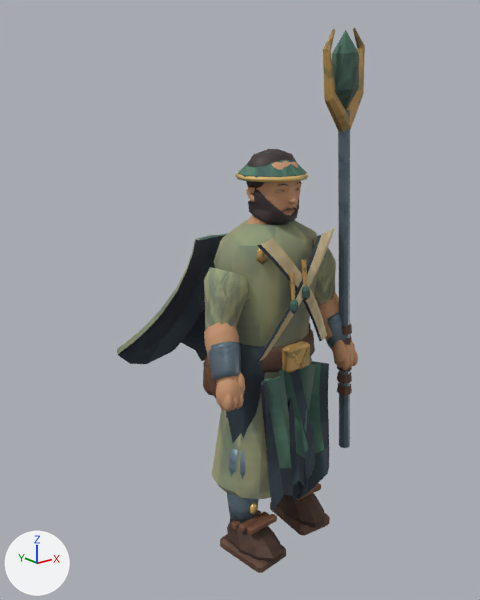
What one commit did to the glTF model public/assets/mobile/yamabushi.glb.
Rendered twice from a 50 mm lens placed at (-1.57, -1.772, 1.722), pointed at (-0.052, 0.125, 0.963). The lights are fixed; the arrows at lower left show +X, +Y and +Z. The older version comes first. Vertices at exactly the same position are counted once.

Before the edit, the objects in view are built like this:
```python
me_yamabushi_color_and_skin = bpy.data.meshes.new('yamabushi color and skin')
me_yamabushi_color_and_skin.from_pydata(...)  # 3645 vertices, 6823 faces; spans x -0.43..0.34, y -0.23..0.46, z -0.01..1.93
me_yamabushi_color_and_skin.materials.append(mat_painted_metal_edges__textile_and_clay)
ob_yamabushi = bpy.data.objects.new('yamabushi', me_yamabushi_color_and_skin)
ob_yamabushi.location = (0.0, 0.0, 0.0)
```
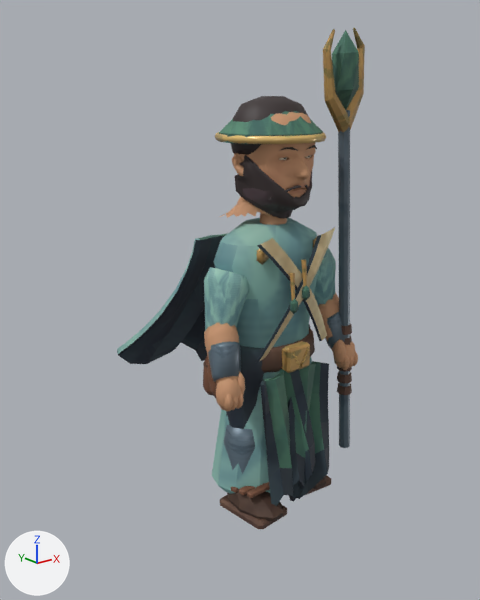
The newer file is also rescaled (x1.066), turned or shifted as a whole; pictures and numbers use the older file's frame.

Boxes [x1, y1, x2, y2] around the edits, measured in the pictures (480 x 600 px; the box of a moved part takes in the faces that stretch with it):
'yamabushi', reshaped (8% shorter): before [117, 27, 365, 573]; after [117, 27, 365, 529]
part 1 of me_yamabushi_color_and_skin, added (orange): after [215, 132, 326, 144]
part 2 of me_yamabushi_color_and_skin, moved or reshaped: before [227, 519, 283, 563]; after [227, 489, 283, 522]
part 3 of me_yamabushi_color_and_skin, moved or reshaped: before [220, 534, 286, 573]; after [220, 495, 287, 529]
part 4 of me_yamabushi_color_and_skin, moved or reshaped: before [227, 448, 259, 523]; after [224, 425, 255, 475]
part 5 of me_yamabushi_color_and_skin, moved or reshaped (mostly hidden afterwards): before [278, 493, 325, 528]; after [313, 476, 326, 489]
part 6 of me_yamabushi_color_and_skin, moved or reshaped: before [270, 503, 330, 536]; after [305, 475, 331, 495]
part 7 of me_yamabushi_color_and_skin, deleted: before [231, 182, 321, 535]
part 8 of me_yamabushi_color_and_skin, moved or reshaped: before [182, 149, 358, 443]; after [219, 96, 355, 498]
part 9 of me_yamabushi_color_and_skin, surface changed: [117, 210, 337, 506] in both
part 10 of me_yamabushi_color_and_skin, recoloured: [117, 109, 350, 499] in both

Diff of the bpy script that builds the scene:
```diff
--- a/public/assets/mobile/yamabushi.glb.py
+++ b/public/assets/mobile/yamabushi.glb.py
@@ me_yamabushi_color_and_skin @@
 # used by ob_yamabushi; location = (0.0, 0.0, 0.0)
-me_yamabushi_color_and_skin.from_pydata(...)  # 3645 vertices, 6823 faces; spans x -0.43..0.34, y -0.23..0.46, z -0.01..1.93
+me_yamabushi_color_and_skin.from_pydata(...)  # 3647 vertices, 6836 faces; spans x -0.43..0.34, y -0.23..0.46, z 0.18..1.93
+# me_yamabushi_color_and_skin part 1: the loose piece of 120 vertices spanning x -0.13..0.13, y -0.12..0.14, z 1.43..1.45 is copied, and the copy is scaled about its middle by 1.5, then moved by (0.0, 0.01, 0.13); it spans x -0.19..0.19, y -0.17..0.22, z 1.56..1.59
+# me_yamabushi_color_and_skin part 2: the loose piece of 40 vertices spanning x -0.23..-0.07, y -0.21..0.05, z 0.03..0.13 is scaled about its middle by (1, 1, 0.772), then moved by (0.0, 0.0, 0.17)
+# me_yamabushi_color_and_skin part 3: the loose piece of 32 vertices spanning x -0.24..-0.06, y -0.2..0.05, z -0.01..0.04 is moved by (0.0, 0.0, 0.19)
+# me_yamabushi_color_and_skin part 4: the loose piece of 40 vertices spanning x -0.22..-0.08, y -0.09..0.06, z 0.1..0.44 is scaled about its middle by (1, 1, 0.772), then moved by (0.0, 0.0, 0.13)
+# me_yamabushi_color_and_skin part 5: the loose piece of 40 vertices spanning x 0.07..0.23, y -0.16..0.1, z 0.03..0.13 is scaled about its middle by (1, 1, 0.772), then moved by (0.0, 0.0, 0.17)
+# me_yamabushi_color_and_skin part 6: the loose piece of 32 vertices spanning x 0.06..0.24, y -0.15..0.1, z -0.01..0.04 is moved by (0.0, 0.0, 0.19)
+# me_yamabushi_color_and_skin part 7: 24 loose pieces with 341 vertices, spanning x -0.22..0.22, y -0.14..0.02, z 0.11..1.43, are deleted
+# me_yamabushi_color_and_skin part 8: 152 vertices moved from x -0.31..0.32, y -0.15..0.14, z 0.34..1.48 to x -0.31..0.32, y -0.15..0.14, z 0.45..1.45; 1033 vertices removed from x -0.33..0.33, y -0.16..0.4, z 0.67..1.53; 1160 vertices added at x -0.22..0.19, y -0.17..0.19, z 0.27..1.71
+# me_yamabushi_color_and_skin part 9: 2095 kept faces spanning x -0.43..0.34, y -0.23..0.46, z 0.2..1.39 get new texture (UV) coordinates
+# me_yamabushi_color_and_skin part 10: 1502 kept faces spanning x -0.43..0.34, y -0.23..0.46, z 0.2..1.93 get new vertex colours
+# other edits to the shape of me_yamabushi_color_and_skin do not show in these pictures
 me_yamabushi_color_and_skin.materials.append(mat_painted_metal_edges__textile_and_clay)
```
